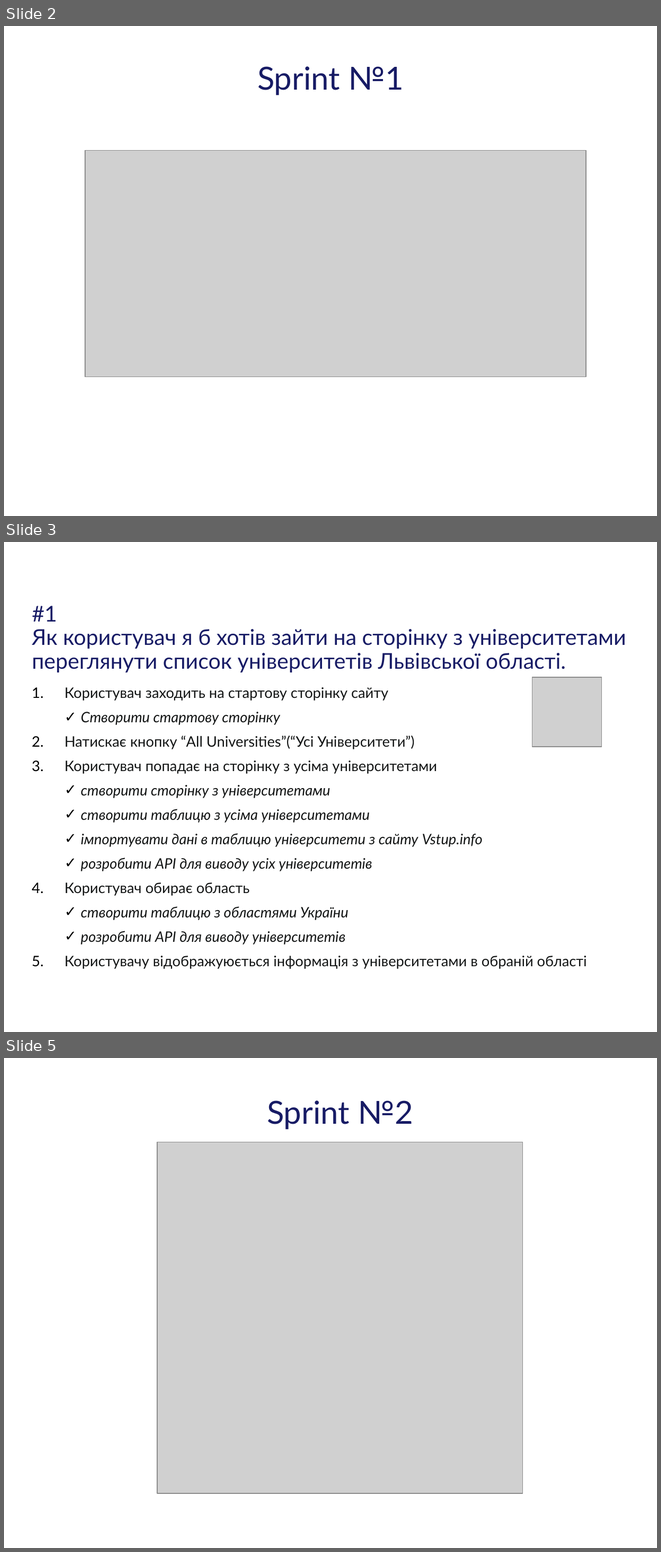
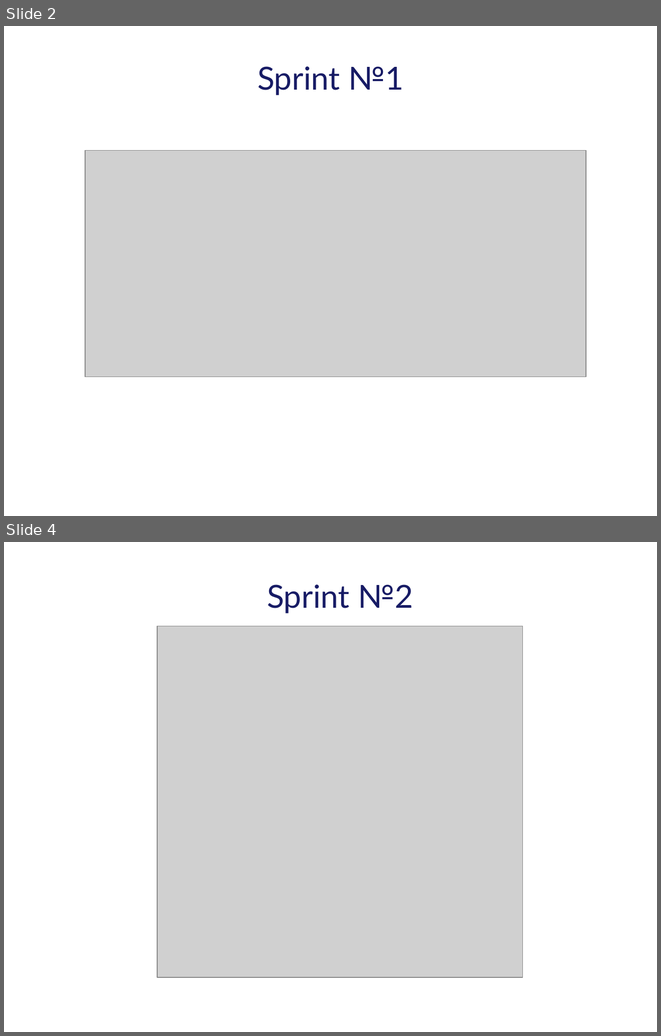
Before and after one commit to tarasiscom/Lv-273, a slide deck: prototypes/User Stories.pptx. Shown one above the other, each under a label of ours: slides 2, 3 and 5 before the commit, slides 2 and 4 after it; the slides between them are not shown. The pictures are 661x1552 and 661x1036 pixels, drawn with LibreOffice and Linux fonts; fonts in the diff are those of the drawing; grey boxes stand for pictures; background and template pictures are left out. Boxes give left, top, right and bottom in pixels: in the first picture for what was removed or moved away, otherwise in the second. Text is boxed around its words. In the diff, an @@ line names an element or a change of style, - is before the commit and + after.

```diff
--- a/prototypes/User Stories.pptx
+++ b/prototypes/User Stories.pptx
@@ slide 3 removed at (4, 542, 657, 1032), background #FFFFFF @@
@@ subtitle removed at (32, 606, 626, 672) @@
-#1
-Як користувач я б хотів зайти на сторінку з університетами переглянути список університетів Львівської області.
@@ picture removed at (532, 677, 601, 747) @@
@@ text removed at (64, 687, 587, 969) @@
-1. Користувач заходить на стартову сторінку сайту
-  ✓ Створити стартову сторінку
-2. Натискає кнопку “All Universities”(“Усі Університети”)
-3. Користувач попадає на сторінку з усіма університетами
-  ✓ створити сторінку з університетами
-  ✓ створити таблицю з усіма університетами
-  ✓ імпортувати дані в таблицю університети з сайту Vstup.info
-  ✓ розробити API для виводу усіх університетів
-4. Користувач обирає область
-  ✓ створити таблицю з областями України
-  ✓ розробити API для виводу університетів
-5. Користувачу відображуюється інформація з університетами в обраній області
@@ what was slide 5 is now slide 4 @@
```
Also in this commit, not shown: 1 slide changed.
